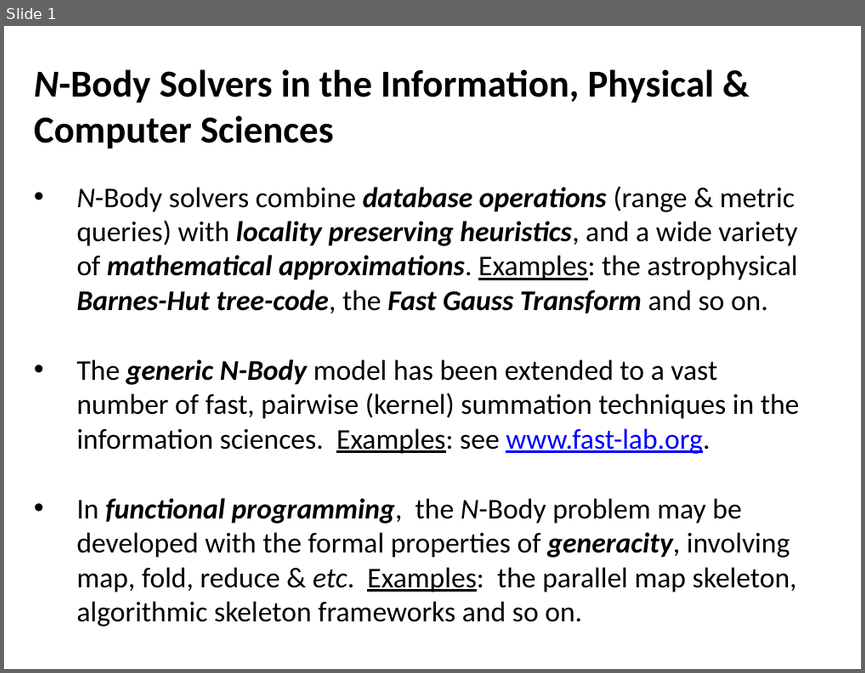
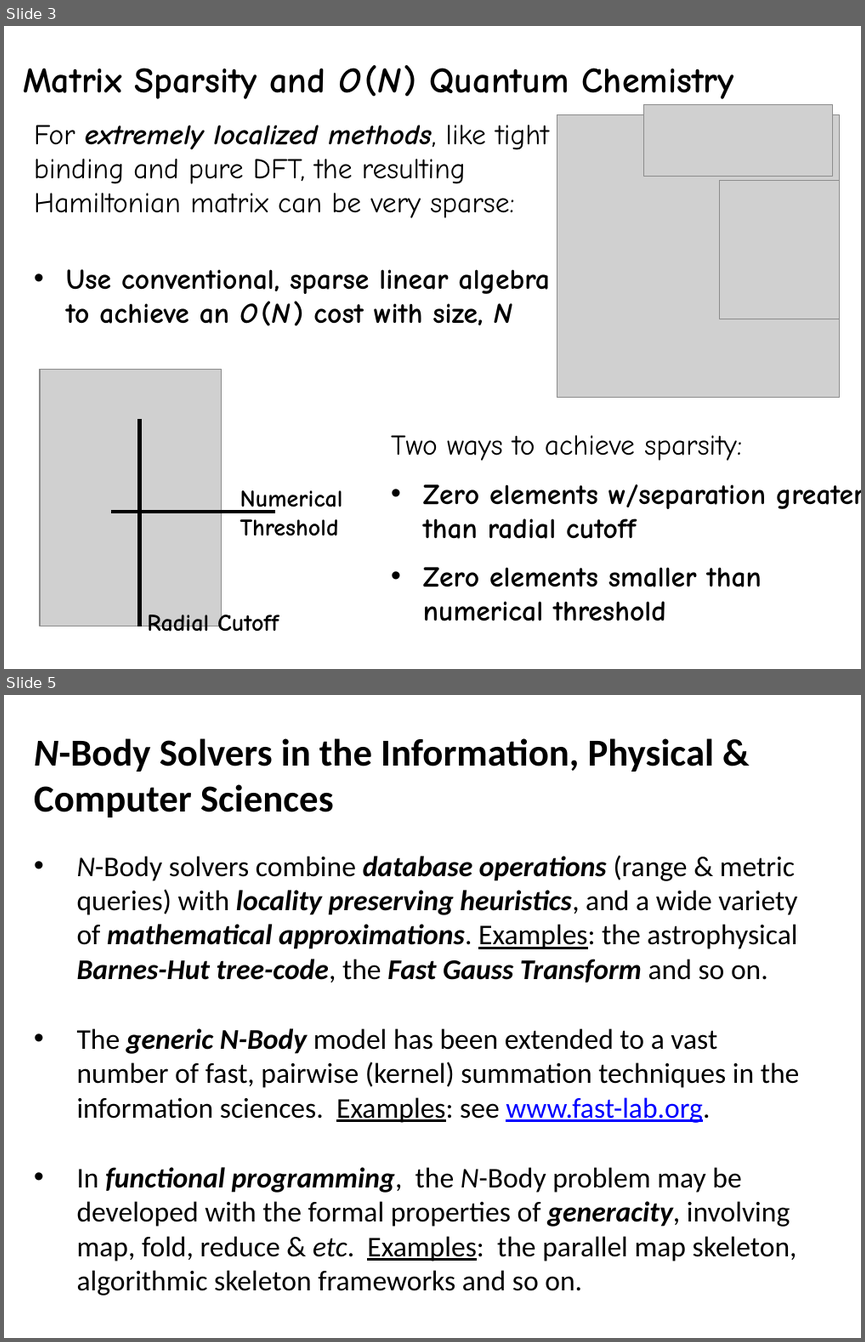
Before and after one commit to FreeON/spammpack, a slide deck: sandwitch_results_3_2015/spamm_big_picture.pptx. Shown one above the other, each under a label of ours: slide 1 before the commit, slides 3 and 5 after it; the slides between them are not shown. The pictures are 865x673 and 865x1342 pixels, drawn with LibreOffice and Linux fonts; fonts in the diff are those of the drawing; grey boxes stand for pictures. Boxes give left, top, right and bottom in pixels: in the first picture for what was removed or moved away, otherwise in the second. Text is boxed around its words. In the diff, an @@ line names an element or a change of style, - is before the commit and + after.

```diff
--- a/sandwitch_results_3_2015/spamm_big_picture.pptx
+++ b/sandwitch_results_3_2015/spamm_big_picture.pptx
@@ slide 3 added at box(4, 26, 861, 669), background #FFFFFF @@
@@ text added at box(23, 65, 734, 99), 30 pt, text #000000, bold @@
+Matrix Sparsity and O (N ) Quantum Chemistry
@@ text added at box(34, 125, 550, 326), 24 pt, text #000000, bold @@
+For extremely localized methods, like tight binding and pure DFT, the resulting Hamiltonian matrix can be very sparse:
+• Use conventional, sparse linear algebra to achieve an O (N ) cost with size, N
@@ picture added at box(556, 114, 840, 397) @@
@@ picture added at box(644, 105, 833, 176) @@
@@ picture added at box(720, 180, 840, 319) @@
@@ picture added at box(40, 369, 222, 626) @@
@@ line added from (139, 419) to (139, 626), #000000 3 pt @@
@@ text added at box(391, 435, 861, 621), 24 pt, text #000000, bold @@
+Two ways to achieve sparsity:
+• Zero elements w/separation greater than radial cutoff
+• Zero elements smaller than numerical threshold
@@ text added at box(240, 490, 343, 535), 20 pt, text #000000, bold @@
+Numerical Threshold
@@ line added from (111, 512) to (276, 512), #000000 3 pt @@
@@ text added at box(147, 609, 279, 638), 20 pt, text #000000, bold @@
+Radial Cutoff
@@ what was slide 1 is now slide 5 @@
```
Also in this commit, not shown: 2 slides changed, 3 other slides added, 1 slide removed.
